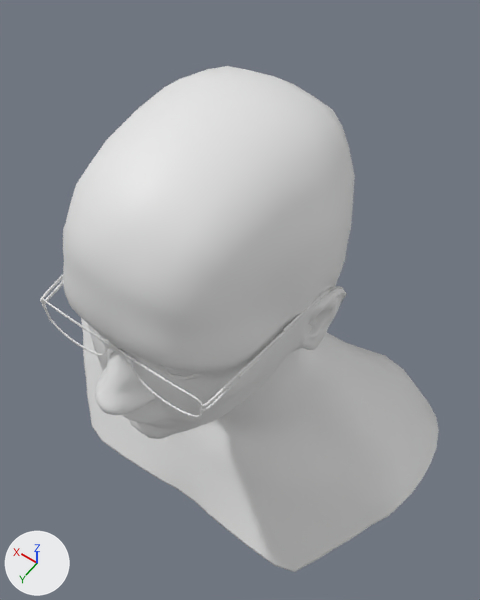
The FBX model Frontend/VIAProMa/Assets/3D Models/Avatars/Avatar1/Avatar1.fbx: old version first, new version second.
Rendered twice from a 50 mm lens placed at (-0.182, 0.237, 0.607), pointed at (-0.003, -0.012, 0.215). The axes (+X, +Y, +Z) are drawn at lower left. The lights are the same throughout. Where no turn or scale is listed for an object, it has been applied to the vertices.

The first picture shows 'Avatar1:Body', 'Avatar1_Glasses'.
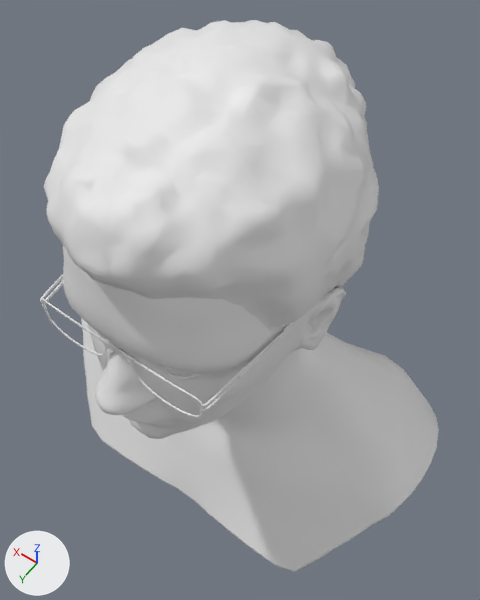
Where the change shows, as pixel boxes (x1, y1, x2, y2) in the pictures (480 x 600 px):
```json
{"object": "Avatar1_Hair1", "change": "added", "after": [44, 20, 379, 346]}
```

Scene script edits in JSON lines:
```json
{"op": "add", "block": "mat_avatar1_body_defaultskin_001", "code": ["mat_avatar1_body_defaultskin_001 = principled_material('Avatar1:Body:Defaultskin.001')", "mat_avatar1_body_defaultskin_001.base_color = (0.8, 0.8, 0.8)  # white #e7e7e7", "mat_avatar1_body_defaultskin_001.roughness = 0.553"]}
{"op": "add", "block": "me_avatar1_hair1", "code": ["me_avatar1_hair1 = bpy.data.meshes.new('Avatar1_Hair1')", "me_avatar1_hair1.from_pydata(...)  # 2377 vertices, 4555 faces; spans x -0.088..0.091, y -0.105..0.111, z 0.209..0.422", "me_avatar1_hair1.materials.append(mat_avatar1_body_defaultskin_001)  # white #e7e7e7"]}
{"op": "add", "block": "ob_avatar1_hair1", "code": ["ob_avatar1_hair1 = bpy.data.objects.new('Avatar1_Hair1', me_avatar1_hair1)", "ob_avatar1_hair1.location = (0.0, 0.0, 0.0)"]}
```
